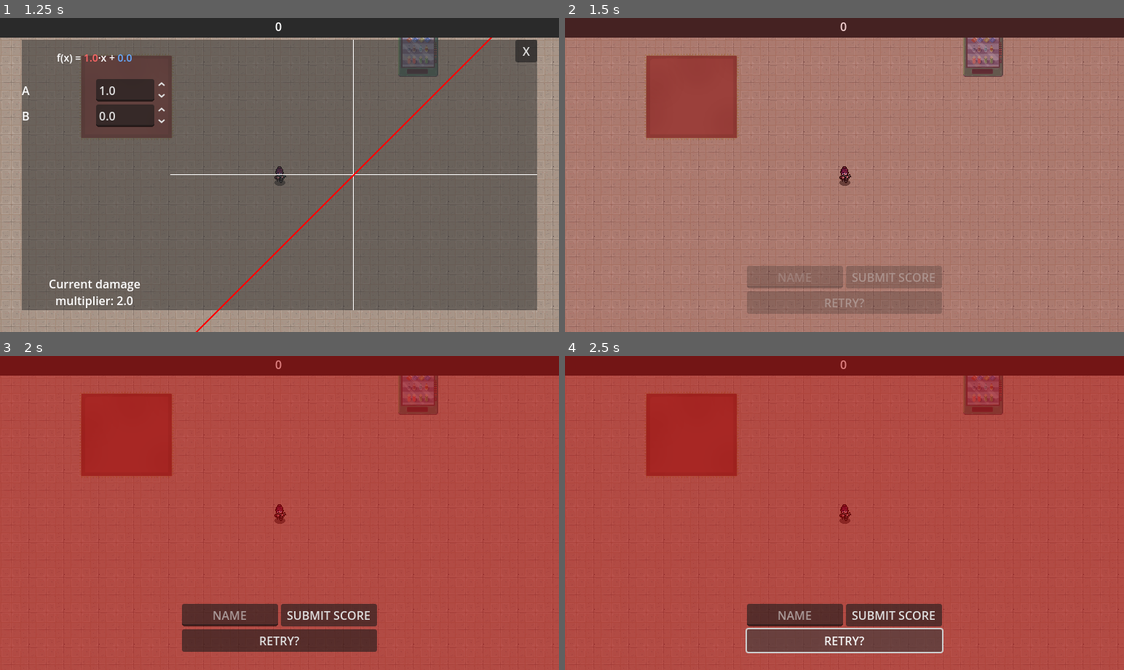
Above: before the commit, frames 1-4 (two rows, left to right).
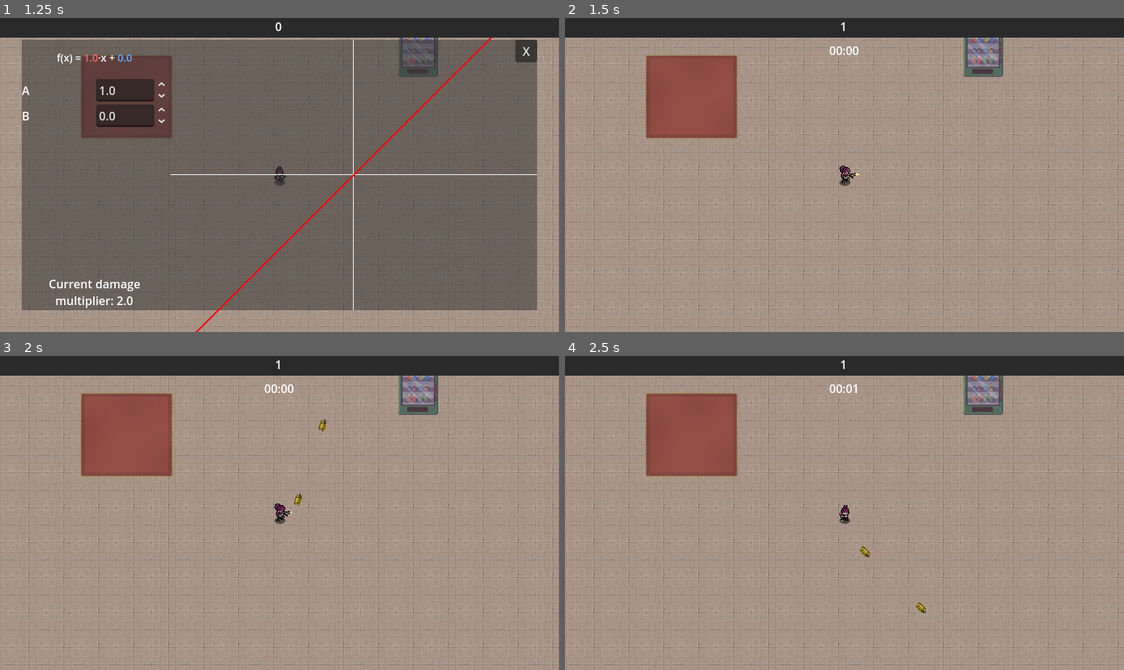
Above: after the commit, the same moments.

Repository: Sylvvs/CoopPuzzle
Game: Godot game, scene res://scenes/logic/scene_handler.tscn
Same seed, same stepped clock (60 frames per second), same inputs: the game is played once before the commit and once after it. The engine's default icon, where the game draws it, is replaced by a stand-in: a white triangle on a blue panel in a dark square.
Inputs (mouse positions are in pixels of both pictures, inside the frame that each line leads up to):
- Up to frame 1 (1.25 s): tap Enter at 0.5 s; move the mouse to (402, 159) at 0.52 s; hold D (right) from 0.53 s (still down); click (402, 159) at 0.6 s
- Up to frame 2 (1.5 s): release D (right) at 1.25 s; click "X" at 1.25 s
- Up to frame 3 (2 s): no input
- Up to frame 4 (2.5 s): click (844, 641) at 2 s, where only the run before the commit has a clickable "RETRY?"

Frame 1 is identical in both runs. In frame 2, 89% of the frame differs, in the area x 0-100%, y 0-100%; in frame 3, 100%; in frame 4, 100%.

Commit message:
lowk forgot to give player any health

Diff:
--- a/scenes/player.gd
+++ b/scenes/player.gd
@@ -1,7 +1,7 @@
 extends CharacterBody2D
 var SPEED = 100.0
 
-var health = 00
+var health = 100
 var max_health = 100
 
 var xp = 0
Not shown: 1 places in scenes/player.tscn that only renumber resources
